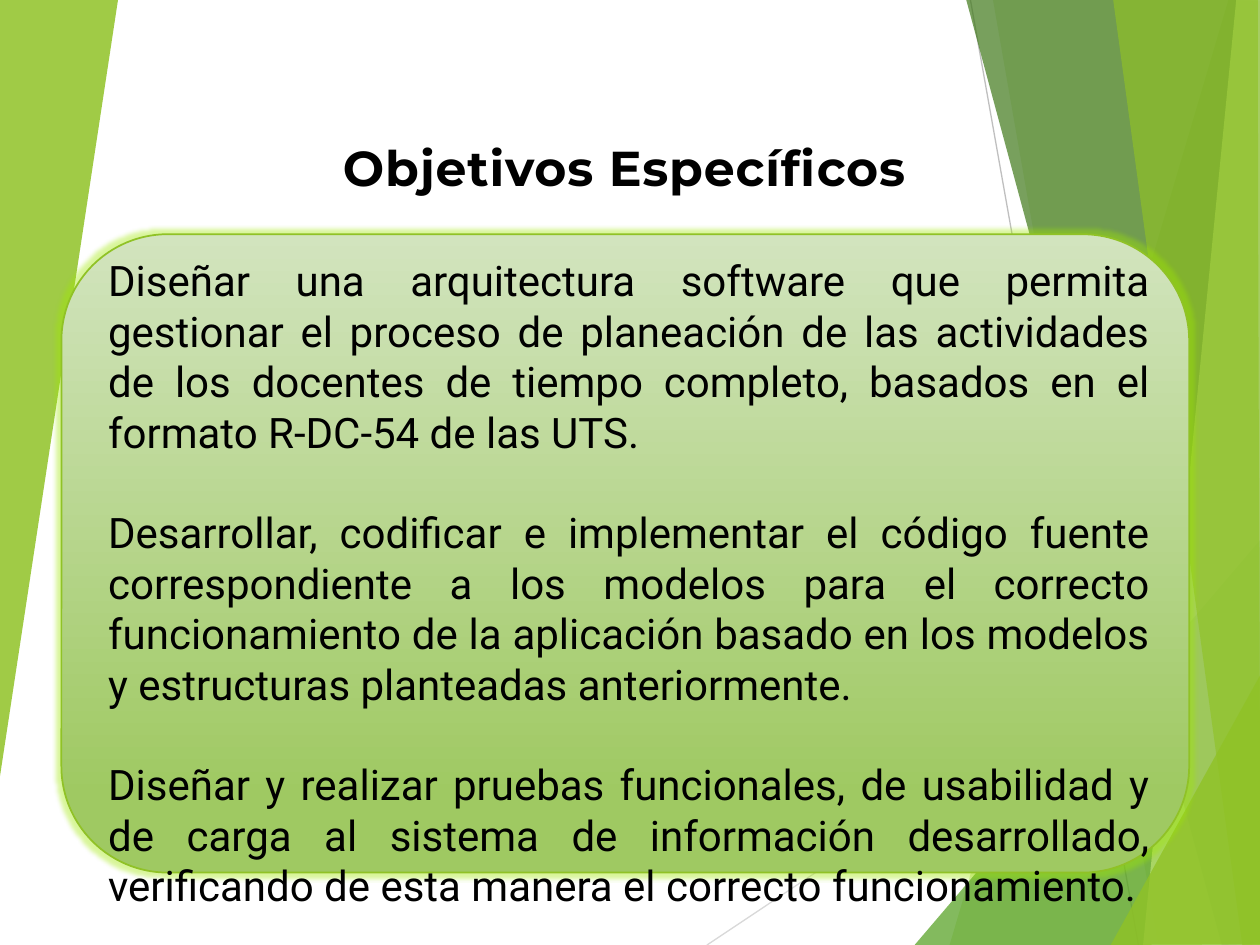
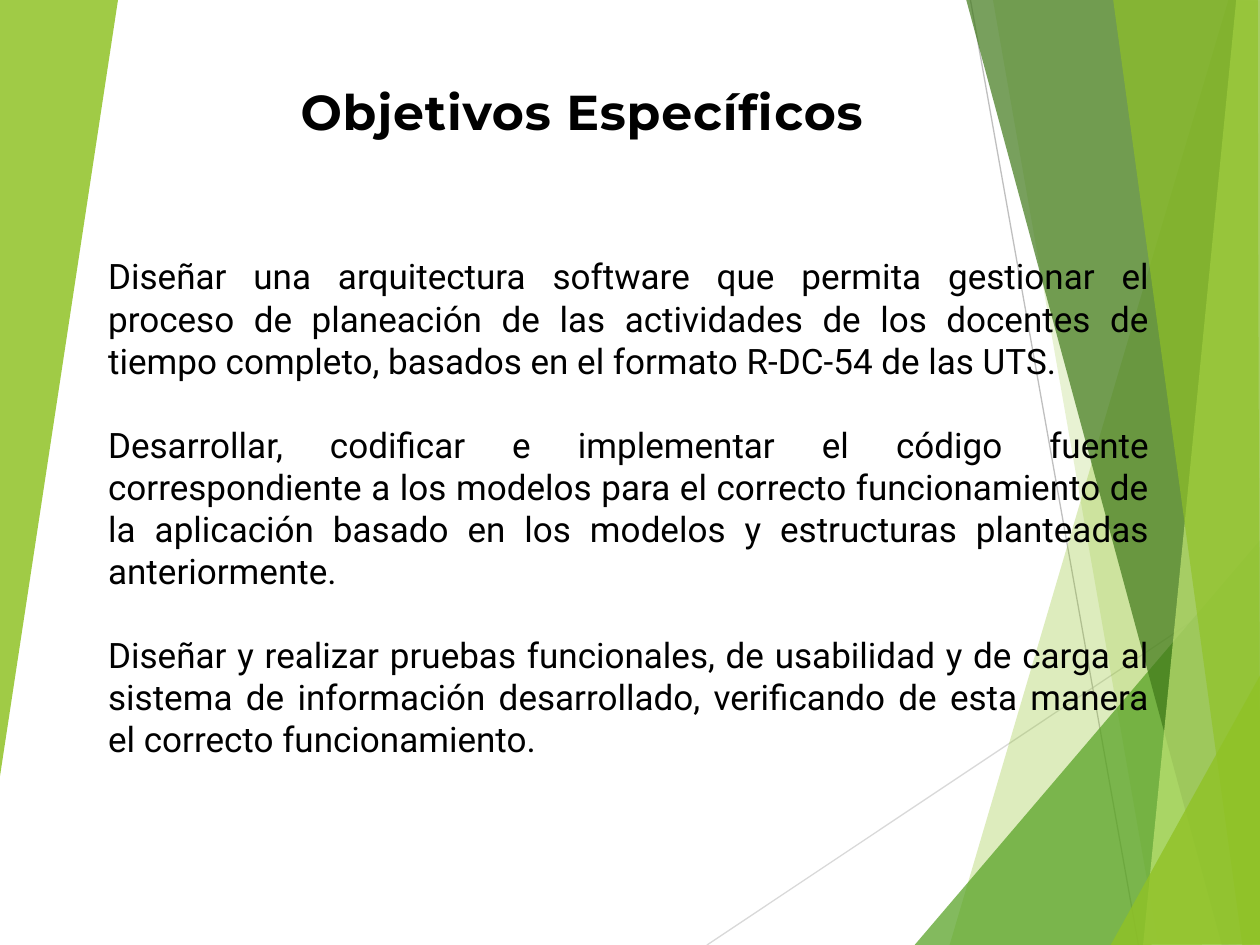
Before and after one commit to andy645jh/ProyectoGrado, a slide deck: slide 4 of extras/docs/rdc_presentacion.pptx. Drawn at 1260x945 pixels with LibreOffice and Linux fonts; fonts in the diff are those of the drawing. Boxes give left, top, right and bottom in pixels: in the first picture for what was removed or moved away, otherwise in the second. Text is boxed around its words. In the diff, an @@ line names an element or a change of style, - is before the commit and + after.

```diff
--- a/extras/docs/rdc_presentacion.pptx
+++ b/extras/docs/rdc_presentacion.pptx
@@ text "Objetivos Específicos": place and size @@
-text "Objetivos Específicos" at <box>343,147,905,196</box>
+text "Objetivos Específicos" at <box>301,91,862,140</box>
@@ rounded rectangle removed at <box>62,234,1189,873</box> @@
@@ text "Diseñar una arquitectura software que ..." at <box>108,257,1149,753</box>: size 24 to 20 pt @@
```
Also in this commit, not shown: 2 other slides changed.
